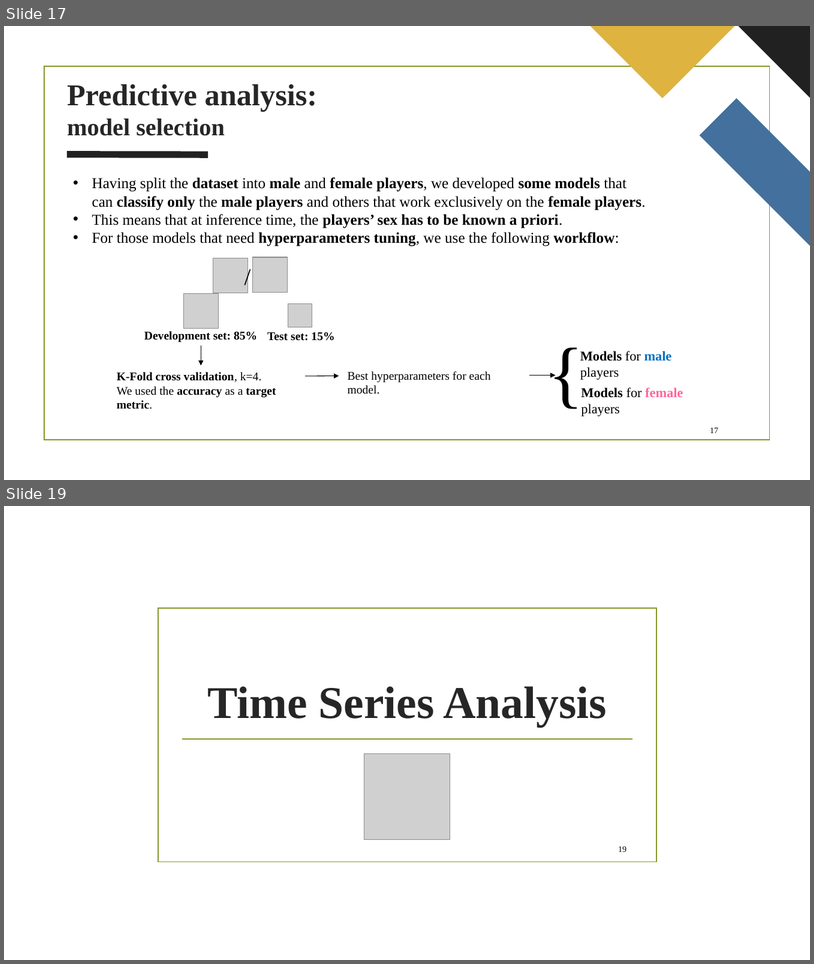
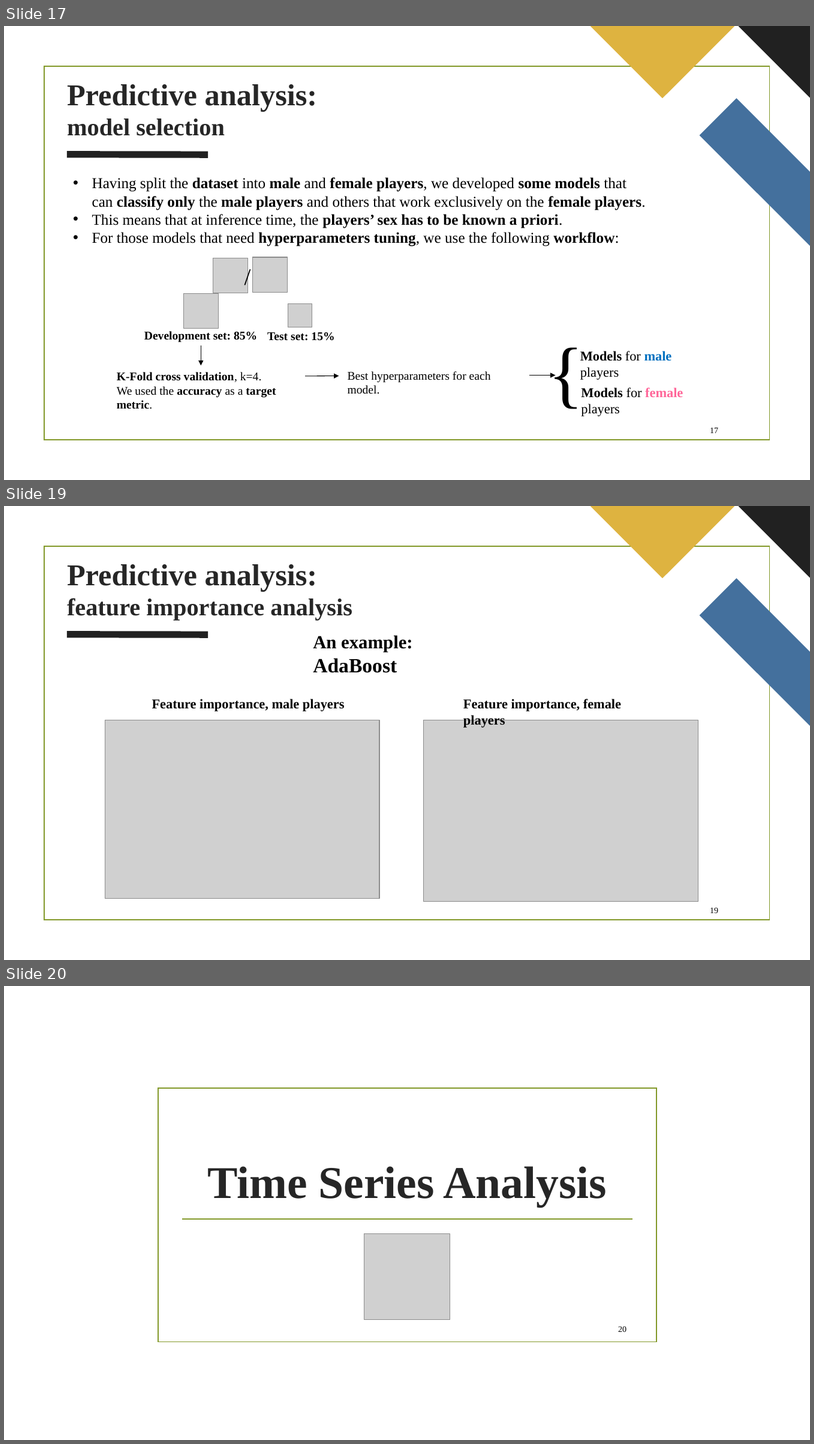
Before and after one commit to nikodallanoce/DataMiningProject, a slide deck: DM_14_project.pptx. Shown one above the other, each under a label of ours: slides 17 and 19 before the commit, slides 17, 19 and 20 after it; the slides between them are not shown. The pictures are 814x964 and 814x1444 pixels, drawn with LibreOffice and Linux fonts; fonts in the diff are those of the drawing; grey boxes stand for pictures; background and template pictures are left out. Boxes give left, top, right and bottom in pixels: in the first picture for what was removed or moved away, otherwise in the second. Text is boxed around its words. In the diff, an @@ line names an element or a change of style, - is before the commit and + after.

```diff
--- a/DM_14_project.pptx
+++ b/DM_14_project.pptx
@@ slide 19 added at box(4, 506, 810, 960), background picture (left out); not listed: 5 template elements that a slide beside it also shows @@
@@ title added at box(67, 564, 353, 621), 28.8 pt, text #262626, bold @@
+Predictive analysis:
+feature importance analysis
@@ text added at box(313, 635, 413, 673), 22 pt, text #000000, bold @@
+An example: AdaBoost
@@ text added at box(152, 699, 344, 711), 16 pt, text #000000, bold @@
+Feature importance, male players
@@ text added at box(464, 699, 621, 727), 16 pt, text #000000, bold @@
+Feature importance, female players
@@ picture added at box(105, 720, 380, 898) @@
@@ picture added at box(424, 720, 698, 901) @@
@@ page number added at box(710, 907, 719, 913), 10 pt, text #000000 @@
+19
@@ what was slide 19 is now slide 20 @@
@@ page number at box(618, 1326, 627, 1332): text changed @@
-19
+20
```
Also in this commit, not shown: 3 slides changed, 1 other file.
